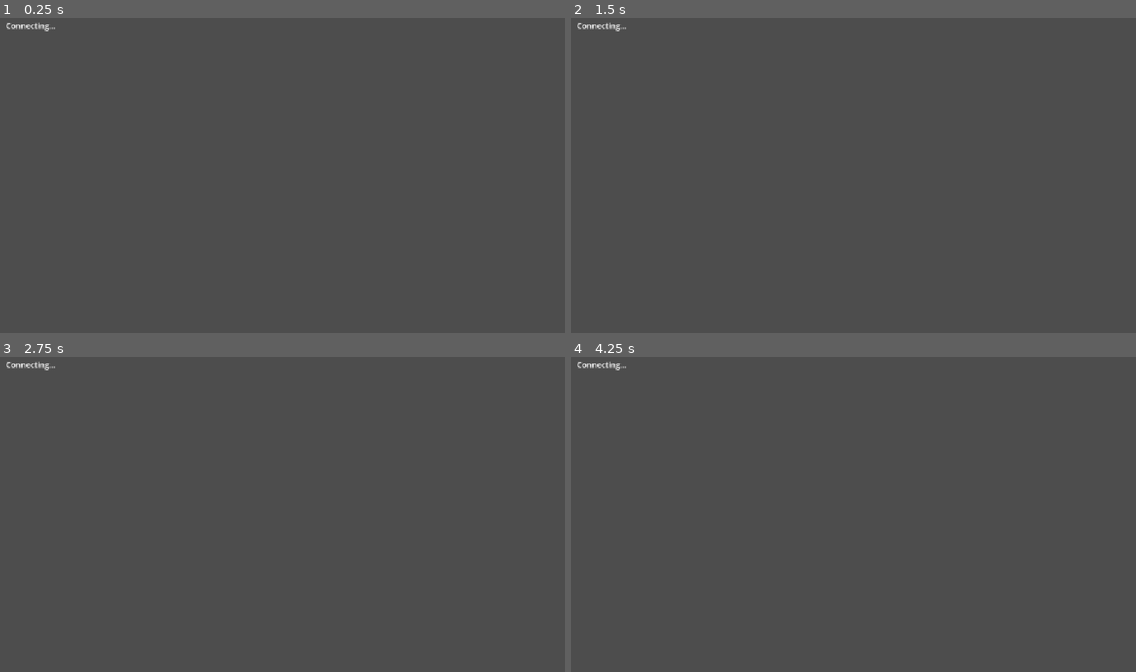
Above: before the commit, frames 1-4 (two rows, left to right).
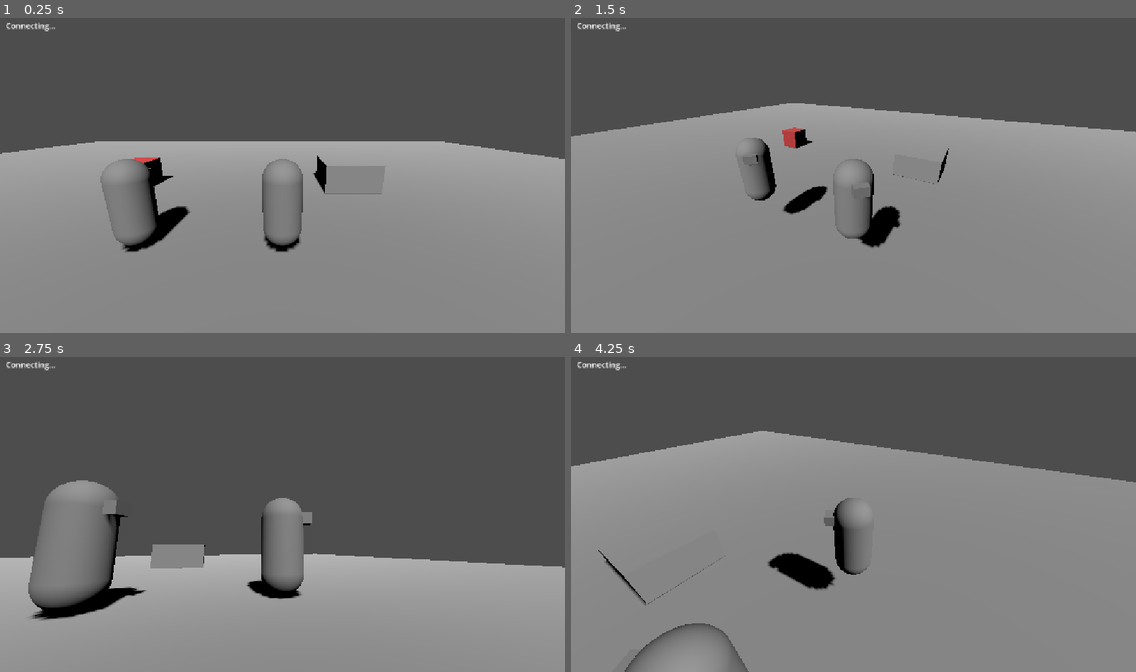
Above: after the commit, the same moments.

Repository: MTAWER77/online-
Game: Godot game, scene res://scenes/worlds/test_room.tscn
Two runs of this game, one before a commit and one after it. Both use one fixed random seed, a clock stepped at 60 frames per second and the inputs below. This scene is started directly instead of the project's main scene.
Inputs (mouse positions are in pixels of both pictures, inside the frame that each line leads up to):
- Up to frame 1 (0.25 s): no input
- Up to frame 2 (1.5 s): tap Enter at 0.5 s; move the mouse to (977, 159) at 0.52 s; hold D (move_right, bound only after the commit) 0.53-1.25 s; tap F at 0.6 s; click (977, 159) at 0.67 s; tap Space (jump, bound only after the commit) at 0.77 s; drag from (740, 191) to (825, 238) at 1.27 s
- Up to frame 3 (2.75 s): move the mouse to (339, 445) at 2.02 s; hold D (move_right, bound only after the commit) from 2.03 s (still down); tap F at 2.1 s
- Up to frame 4 (4.25 s): release D (move_right, bound only after the commit) at 2.75 s; drag from (825, 577) to (684, 467) at 2.77 s; tap Space (jump, bound only after the commit) at 3.5, 3.77 s; move the mouse to (1023, 561) at 3.52 s; hold A (move_left, bound only after the commit) from 3.53 s (still down); tap F at 3.6 s

The runs differ from the first frame. In frame 1, 59% of the frame differs, in the area x 0-100%, y 39-100%; in frame 2, 68%; in frame 3, 39%; in frame 4, 68%, in the area x 0-100%, y 23-100%.

Commit message:
Use fixed Player1/Player2 nodes instead of runtime instantiation; harden join UI
Co-Authored-By: Claude Sonnet 5.5 <noreply@anthropic.com>
Claude-Session: https://claude.ai/code/session_01ERKS8aBLCvtBjR1PsxtFYC

Diff:
--- a/scenes/ui/main_menu.tscn
+++ b/scenes/ui/main_menu.tscn
@@ -31,9 +31,11 @@
 
 [node name="StatusLabel" type="Label" parent="Center/Content"]
 unique_name_in_owner = true
+custom_minimum_size = Vector2(340, 40)
 layout_mode = 2
+theme_override_colors/font_color = Color(1, 0.45, 0.45, 1)
 horizontal_alignment = 1
-autowrap_mode = 3
+vertical_alignment = 1
 
 [node name="MenuScreen" type="VBoxContainer" parent="Center/Content"]
 unique_name_in_owner = true
--- a/scenes/worlds/test_room.tscn
+++ b/scenes/worlds/test_room.tscn
@@ -55,18 +55,15 @@
 [node name="MeshInstance3D" type="MeshInstance3D" parent="SyncTestBox"]
 mesh = SubResource("BoxMesh_sync")
 
-[node name="SpawnPoints" type="Node3D" parent="."]
+[node name="Players" type="Node3D" parent="."]
 
-[node name="Spawn1" type="Marker3D" parent="SpawnPoints"]
+[node name="Player1" parent="Players" instance=ExtResource("1_player")]
 transform = Transform3D(1, 0, 0, 0, 1, 0, 0, 0, 1, -1.5, 0.1, 0)
 
-[node name="Spawn2" type="Marker3D" parent="SpawnPoints"]
+[node name="Player2" parent="Players" instance=ExtResource("1_player")]
 transform = Transform3D(1, 0, 0, 0, 1, 0, 0, 0, 1, 1.5, 0.1, 0)
-
-[node name="Players" type="Node3D" parent="."]
 
 [node name="NetworkManager" type="Node" parent="."]
 script = ExtResource("2_net")
-player_scene = ExtResource("1_player")
-players_root = NodePath("../Players")
-spawn_points_root = NodePath("../SpawnPoints")
+host_player = NodePath("../Players/Player1")
+client_player = NodePath("../Players/Player2")
--- a/scripts/multiplayer/network_manager.gd
+++ b/scripts/multiplayer/network_manager.gd
@@ -1,20 +1,17 @@
 extends Node
 ## scripts/multiplayer/network_manager.gd
-## الاتصال + إنشاء/دخول اللوبي + عمل لاعب لكل واحد.
-## القاعدة: أول واحد يدخل اللوبي هو الـ host (GD-Sync بتحدده).
-## كل لاعب هو owner للاعبه (حركته منه)، والـ host هو صاحب القرار في الحالة المشتركة.
+## بيربط اللاعبين الاتنين اللي في المشهد (Player1 للـ host، Player2 للتاني).
+## كل لاعب بياخد ownership على لاعبه هو بس، فحركته منه والتاني بيستقبلها بالشبكة.
+## الـ host هو صاحب القرار في الحالة المشتركة (الأبواب والألغاز).
 
 signal lobby_entered(is_host: bool)
 
-@export var lobby_name: String = "coop-test-room"
+@export var lobby_name: String = "coop-test-room" # بس لما نشغّل المشهد لوحده بـ F6
 @export var use_local_multiplayer: bool = false # للتجربة من غير مفاتيح (GDSync local)
-@export var player_scene: PackedScene
-@export var players_root: Node3D
-@export var spawn_points_root: Node3D # فيه Marker3D لكل مكان ظهور (الأول للـ host)
-@export var spawn_origin: Vector3 = Vector3(0.0, 0.1, 0.0) # احتياطي لو مفيش Markers
-@export var spawn_spacing: float = 2.0
+@export var host_player: Node3D # لاعب الـ host
+@export var client_player: Node3D # لاعب اللاعب التاني
 
-var _player_spawned: bool = false
+var _claimed: bool = false
 var _status_label: Label
 
 
@@ -30,11 +27,9 @@
 	GDSync.client_left.connect(_on_client_left)
 	GDSync.host_changed.connect(_on_host_changed)
 
-	# جاي من القائمة الرئيسية وإحنا أصلًا جوه لوبي: نعمل اللاعب على طول
-	if GDSync.is_active() and GDSync.lobby_get_all_clients().has(GDSync.get_client_id()):
-		_refresh_status()
-		_spawn_local_player()
-		lobby_entered.emit(GDSync.is_host())
+	# جاي من القائمة الرئيسية وإحنا أصلًا جوه لوبي: ناخد لاعبنا على طول
+	if GDSync.is_active() and GDSync.lobby_get_name() != "":
+		_claim_player()
 		return
 
 	_set_status("Connecting...")
@@ -51,13 +46,7 @@
 
 
 func _on_connection_failed(error: int) -> void:
-	match error:
-		ENUMS.CONNECTION_FAILED.INVALID_PUBLIC_KEY:
-			_set_status("Connection failed: invalid keys")
-		ENUMS.CONNECTION_FAILED.TIMEOUT:
-			_set_status("Connection failed: timeout")
-		_:
-			_set_status("Connection failed (%d)" % error)
+	_set_status("Connection failed (%d)" % error)
 	push_error("GDSync connection failed: %d" % error)
 
 
@@ -84,9 +73,7 @@
 
 
 func _on_lobby_joined(_joined_lobby: String) -> void:
-	_refresh_status()
-	_spawn_local_player()
-	lobby_entered.emit(GDSync.is_host())
+	_claim_player()
 
 
 func _on_host_changed(_is_host: bool, _new_host_id: int) -> void:
@@ -94,31 +81,25 @@
 
 
 func _on_client_left(client_id: int) -> void:
-	# الـ host بس هو اللي يمسح لاعب اللي خرج (عشان ما يتمسحش مرتين)
-	if not GDSync.is_host() or players_root == null:
-		return
-	for child in players_root.get_children():
-		if GDSync.get_gdsync_owner(child) == client_id:
-			GDSync.multiplayer_queue_free(child)
+	# اللاعب اللي خرج نخفي لاعبه
+	for p in [host_player, client_player]:
+		if p != null and GDSync.get_gdsync_owner(p) == client_id:
+			p.visible = false
 	_refresh_status()
 
 
-func _spawn_local_player() -> void:
-	if _player_spawned or player_scene == null or players_root == null:
+# الـ host ياخد Player1 والتاني ياخد Player2، ونعلن ownership للتاني
+func _claim_player() -> void:
+	if _claimed:
 		return
-	_player_spawned = true
-
-	# الـ host ياخد المكان الأول والتاني ياخد التاني (مش بنعتمد على قايمة اللاعبين لأنها بتتأخر)
-	var slot: int = 0 if GDSync.is_host() else 1
-	var spawn_position: Vector3 = spawn_origin + Vector3(slot * spawn_spacing, 0.0, 0.0)
-	if spawn_points_root != null and slot < spawn_points_root.get_child_count():
-		var point := spawn_points_root.get_child(slot) as Node3D
-		if point != null:
-			spawn_position = point.global_position
-
-	var player := GDSync.multiplayer_instantiate(player_scene, players_root) as Node3D
-	player.global_position = spawn_position
-	GDSync.set_gdsync_owner(player, GDSync.get_client_id())
+	var mine: Node3D = host_player if GDSync.is_host() else client_player
+	if mine == null:
+		push_error("NetworkManager: host_player / client_player مش متحددين")
+		return
+	_claimed = true
+	GDSync.set_gdsync_owner(mine, GDSync.get_client_id())
+	_refresh_status()
+	lobby_entered.emit(GDSync.is_host())
 
 
 # ---- شاشة حالة صغيرة للتجربة (Debug) ----
--- a/scripts/ui/main_menu.gd
+++ b/scripts/ui/main_menu.gd
@@ -30,8 +30,9 @@
 @onready var _leave_button: Button = %LeaveButton
 
 var _connected: bool = false
-var _busy: bool = false # في عملية جارية (إنشاء أو دخول)
+var _busy: bool = false: set = _set_busy # في عملية جارية (إنشاء أو دخول)
 var _starting: bool = false
+var _busy_timer: SceneTreeTimer
 
 
 func _ready() -> void:
@@ -65,6 +66,22 @@
 		GDSync.start_multiplayer()
 
 
+func _set_busy(value: bool) -> void:
+	_busy = value
+	# نقفل الأزرار أثناء العملية عشان ما يتبعتش طلبات كتير ورا بعض
+	for b in [_host_button, _join_button, _confirm_join_button, _back_button]:
+		if b != null:
+			b.disabled = value
+	if value:
+		# لو السيرفر ما ردّش خلال 10 ثواني نفك القفل
+		_busy_timer = get_tree().create_timer(10.0)
+		var t: SceneTreeTimer = _busy_timer
+		t.timeout.connect(func() -> void:
+			if _busy and _busy_timer == t:
+				_busy = false
+				_set_status("السيرفر مردّش، جرّب تاني"))
+
+
 # ------------------------------------------------------------------ الاتصال
 
 func _on_connected() -> void:
@@ -143,6 +160,7 @@
 
 
 func _on_lobby_join_failed(_lobby_name: String, error: int) -> void:
+	print("lobby_join_failed: ", _lobby_name, " error=", error)
 	_busy = false
 	match error:
 		ENUMS.LOBBY_JOIN_ERROR.LOBBY_DOES_NOT_EXIST:
